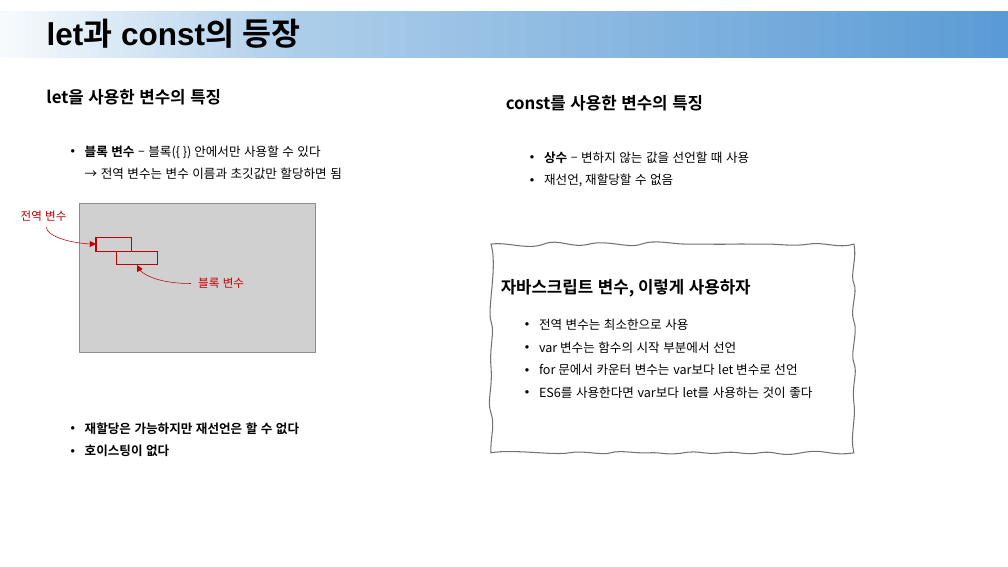
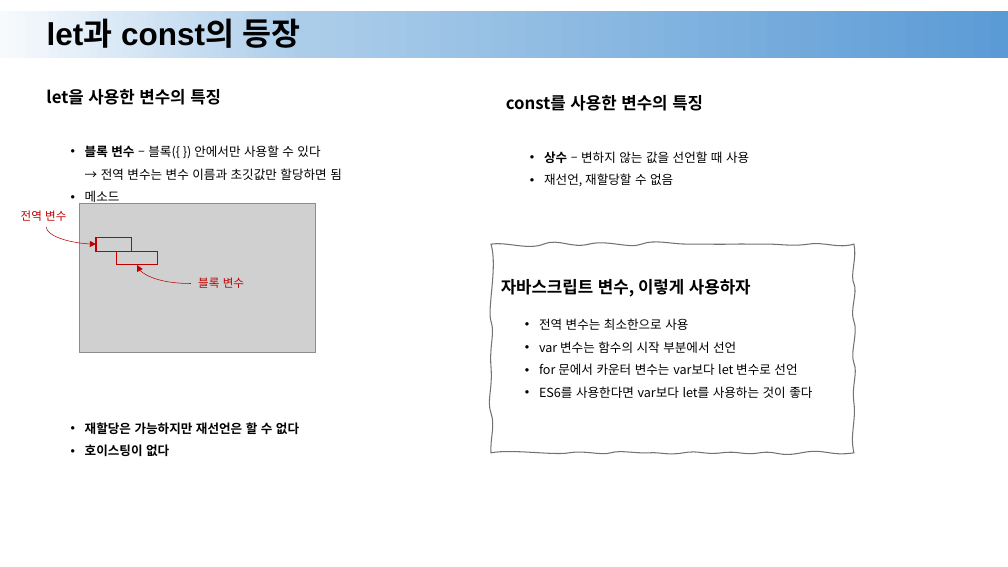
Before and after one commit to Nangnaa/html-css-javascript, a slide deck: slide 5 of HTML/ppt/15.pptx. Drawn at 1008x567 pixels with LibreOffice and Linux fonts; fonts in the diff are those of the drawing; grey boxes stand for pictures. Boxes give left, top, right and bottom in pixels: in the first picture for what was removed or moved away, otherwise in the second. Text is boxed around its words. In the diff, an @@ line names an element or a change of style, - is before the commit and + after.

```diff
--- a/HTML/ppt/15.pptx
+++ b/HTML/ppt/15.pptx
@@ text at (85, 190, 120, 205): paragraph added @@
+• 메소드
```
Also in this commit, not shown: 1 other slide changed, 10 other files.
